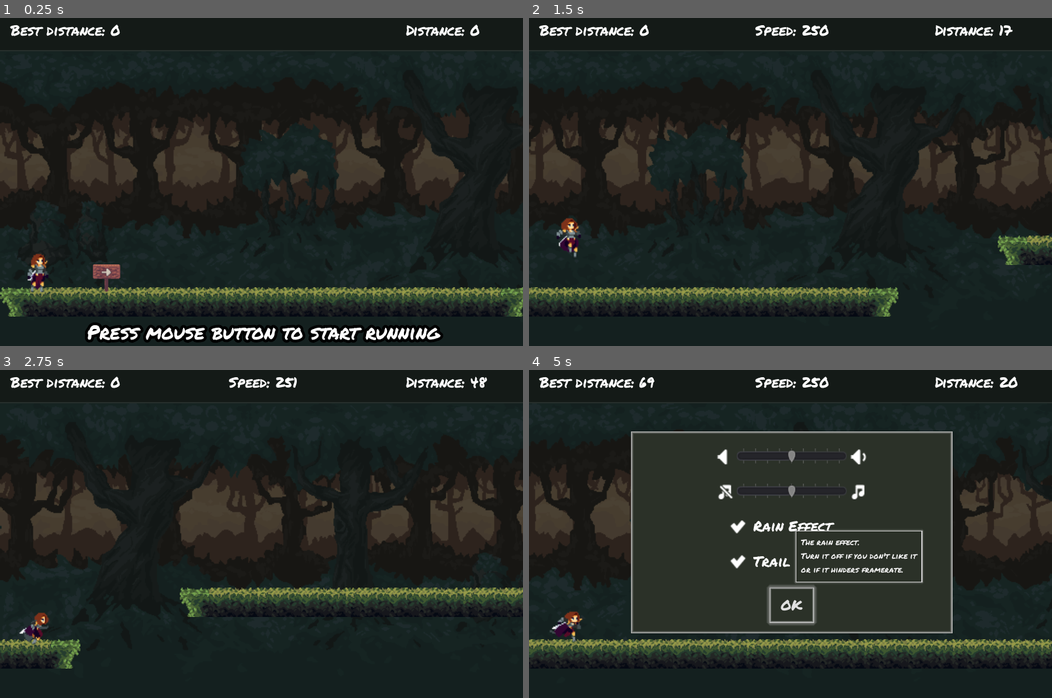
Above: before the commit, frames 1-4 (two rows, left to right).
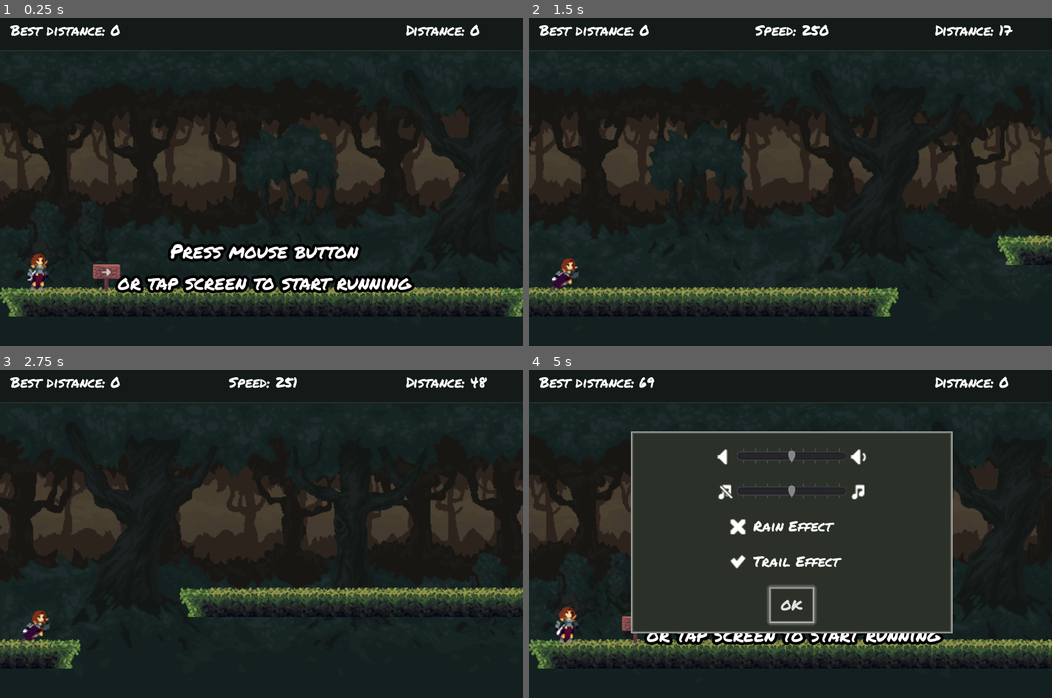
Above: after the commit, the same moments.

Repository: Yatchanek/EndlessRunner
Game: Godot game, scene res://Scenes/Main.tscn
Same seed, same stepped clock (60 frames per second), same inputs: the game is played once before the commit and once after it. This scene is started directly instead of the project's main scene. Sound files missing from this copy of the repository are replaced by a short silence.
Inputs (mouse positions are in pixels of both pictures, inside the frame that each line leads up to):
- Up to frame 1 (0.25 s): no input
- Up to frame 2 (1.5 s): tap Enter at 0.5 s; move the mouse to (905, 162) at 0.52 s; tap Right (Attack) at 0.6 s; click (905, 162) at 0.67 s; tap Up (Jump) at 0.77, 1.07 s; tap Down (Slide) at 0.8, 1.35 s; move the mouse to (764, 182) at 1.27 s; click (764, 182) at 1.42 s
- Up to frame 3 (2.75 s): tap Up (Jump) at 1.52, 1.55, 1.82, 2.1 s; move the mouse to (271, 527) at 2.02 s; click (271, 527) at 2.17 s; tap Right (Attack) at 2.3 s
- Up to frame 4 (5 s): move the mouse to (785, 537) at 2.77 s; tap Right (Attack) at 2.85 s; click (785, 537) at 2.92 s; tap Up (Jump) at 3.02, 3.32, 3.77, 3.8, 4.07 s; tap Down (Slide) at 3.05, 3.6 s; move the mouse to (827, 537) at 3.52 s; click (827, 537) at 3.67 s; tap P (pause) at 4.15 s; click "Rain Effect" at 4.25 s

The runs differ from the first frame. In frame 1, 7.1% of the frame differs, in the area x 16-85%, y 68-100%; in frame 2, 0.6%; in frame 3, 0.3%; in frame 4, 8.5%, in the area x 0-100%, y 1-92%.

Commit message:
Fixes & Touchscreen

Diff:
--- a/Scenes/GUI.tscn
+++ b/Scenes/GUI.tscn
@@ -133,6 +133,7 @@
 [node name="GUI" type="Control"]
 anchor_right = 1.0
 anchor_bottom = 1.0
+mouse_filter = 2
 theme = SubResource( 16 )
 script = ExtResource( 2 )
 __meta__ = {
@@ -201,10 +202,12 @@
 anchor_right = 0.5
 anchor_bottom = 1.0
 margin_left = -247.5
-margin_top = -44.0
+margin_top = -119.0
 margin_right = 247.5
+margin_bottom = -52.0
 custom_fonts/font = SubResource( 13 )
-text = "Press mouse button or tap screen to continue"
+text = "Press mouse button
+or tap screen to continue"
 align = 1
 __meta__ = {
 "_edit_use_anchors_": false
@@ -440,24 +443,5 @@
 "_edit_use_anchors_": false
 }
 
-[node name="DebugLabel" type="Label" parent="."]
-visible = false
-anchor_right = 1.0
-margin_top = 35.0
-margin_bottom = 59.0
-__meta__ = {
-"_edit_use_anchors_": false
-}
-
-[node name="DebugLabel2" type="Label" parent="."]
-visible = false
-anchor_top = 1.0
-anchor_right = 1.0
-anchor_bottom = 1.0
-margin_top = -24.0
-__meta__ = {
-"_edit_use_anchors_": false
-}
-
 [connection signal="value_changed" from="InfoPanel/VBoxContainer2/HBoxContainer/SoundVolume" to="." method="_on_SoundVolume_value_changed"]
 [connection signal="value_changed" from="InfoPanel/VBoxContainer2/HBoxContainer2/MusicVolume" to="." method="_on_MusicVolume_value_changed"]
--- a/Scenes/InstructionsScreen.tscn
+++ b/Scenes/InstructionsScreen.tscn
@@ -477,10 +477,10 @@
 custom_fonts/normal_font = SubResource( 1 )
 text = "Mighty warrior Forresta Wood woke up in a strange and unknown place. The only option is to run straight ahead. Help her avoid obstacles in pursuit of the exit... or not?
 
-Left MB or up arrow: jump
+up arrow or w: jump
  (release quickly for a half-jump)
-Z or down arrow - slide
-X or right arrow - Attack
+S, Z or down arrow - slide
+D, X or right arrow - Attack
 esc - back to title screen"
 
 [node name="MarginContainer2" type="MarginContainer" parent="MarginContainer/HBoxContainer"]
--- a/Scenes/Main.tscn
+++ b/Scenes/Main.tscn
@@ -9,6 +9,18 @@
 [ext_resource path="res://Scripts/Background.gd" type="Script" id=7]
 [ext_resource path="res://Assets/Backgrounds/DarkForestSky.png" type="Texture" id=8]
 [ext_resource path="res://Assets/Misc/rain.png" type="Texture" id=9]
+[ext_resource path="res://Assets/Misc/flatDark24.png" type="Texture" id=10]
+[ext_resource path="res://Assets/Misc/flatDark26.png" type="Texture" id=11]
+[ext_resource path="res://Assets/Misc/flatDark25.png" type="Texture" id=12]
+
+[sub_resource type="CircleShape2D" id=1]
+radius = 40.0
+
+[sub_resource type="CircleShape2D" id=2]
+radius = 40.0
+
+[sub_resource type="CircleShape2D" id=3]
+radius = 40.0
 
 [node name="GameManager" type="Node"]
 script = ExtResource( 6 )
@@ -85,10 +97,39 @@
 [node name="GUI" parent="." instance=ExtResource( 5 )]
 margin_left = 1.0
 margin_right = 1.0
-mouse_filter = 2
 
 [node name="RainTimer" type="Timer" parent="."]
 one_shot = true
+
+[node name="TouchScreenButton" type="TouchScreenButton" parent="."]
+position = Vector2( 200, 312 )
+scale = Vector2( 0.5, 0.5 )
+z_index = 100
+normal = ExtResource( 12 )
+shape = SubResource( 1 )
+shape_visible = false
+action = "Jump"
+visibility_mode = 1
+
+[node name="TouchScreenButton2" type="TouchScreenButton" parent="."]
+position = Vector2( 264, 312 )
+scale = Vector2( 0.5, 0.5 )
+z_index = 100
+normal = ExtResource( 11 )
+shape = SubResource( 2 )
+shape_visible = false
+action = "Slide"
+visibility_mode = 1
+
+[node name="TouchScreenButton3" type="TouchScreenButton" parent="."]
+position = Vector2( 328, 312 )
+scale = Vector2( 0.5, 0.5 )
+z_index = 100
+normal = ExtResource( 10 )
+shape = SubResource( 3 )
+shape_visible = false
+action = "Attack"
+visibility_mode = 1
 
 [connection signal="theme_changed" from="World/ParallaxBackground" to="." method="_on_ParallaxBackground_theme_changed"]
 [connection signal="died" from="World/Player" to="." method="_on_Player_died"]
--- a/Scripts/GameSounds.gd
+++ b/Scripts/GameSounds.gd
@@ -94,7 +94,7 @@
 func play_effect(sound):
 	if !mute_effects:
 		for channel in effects_manager.get_children():
-			if not channel.playing:
+			if !channel.playing:
 				channel.stream = sounds[sound]
 				channel.play()
 				break
--- a/Scripts/Player.gd
+++ b/Scripts/Player.gd
@@ -44,26 +44,11 @@
 	$AttackBox/CollisionShape2D.disabled = true
 	jump_power = sqrt(2 * gravity * jump_height)
 
-func _input(event):
-	if event is InputEventScreenTouch:
-		get_tree().set_input_as_handled()
-	elif event is InputEventMouseButton:
-		if event.pressed and event.button_index == BUTTON_LEFT:
-			if current_state == States.RUN or (current_state == States.SLIDE and can_jump) or (current_state == States.ATTACK and can_jump):
-				velocity.y = -jump_power
-				enter_state(States.JUMP)
-				get_tree().set_input_as_handled()
-		else:
-			if current_state == States.JUMP and !$HalfJumpTimer.is_stopped():
-				velocity.y = -jump_power * 0.5
-
 func _physics_process(delta):
 	if game_manager.game_state != game_manager.States.PAUSE:
 		velocity.y += gravity * delta
 		velocity = move_and_slide(velocity, Vector2.UP)
 		manage_states(delta)
-
-
 
 func _on_HitBox_body_entered(_body):
 	if current_state != States.DIE:
--- a/Scripts/World.gd
+++ b/Scripts/World.gd
@@ -66,6 +66,21 @@
 	$GUI.update_label(highscore_label, "Best distance: %s" % int(best_distance))
 	GameSounds.current_state = GameSounds.States.INGAME
 
+func _input(event):
+	if [States.IDLE, States.GAME_OVER, States.GAME_WON].has(game_state):
+		if event is InputEventScreenTouch or event is InputEventMouseButton:
+			if event.is_pressed():
+				if game_state == States.IDLE:
+					yield(get_tree().create_timer(0.1), "timeout")
+					enter_game_state(States.PLAYING)
+					player.enter_state(player.States.RUN)
+					GameSounds.enter_state(GameSounds.States.INGAME)
+				else:
+					yield(get_tree().create_timer(0.1), "timeout")
+					Globals.current_theme = 0
+					GameSounds.stop_all_effects()
+					get_tree().reload_current_scene()
+
 func config():
 	speed = initial_speed
 	MAX_GAP_X = ceil(initial_speed * (sqrt(2 * player.jump_height / player.gravity) + sqrt(2 * (player.jump_height - 1.25 * MAX_GAP_Y) / player.gravity)))
@@ -99,8 +114,8 @@
 			speed_label.hide()
 			player.position.x = 50 if run_direction > 0 else 518
 			player.position.y = platforms.get_child(0).position.y
-			continue_label.text = "Press mouse button to start running"
-			continue_label.set_anchors_and_margins_preset(Control.PRESET_CENTER_BOTTOM)
+			continue_label.text = "Press mouse button\nor tap screen to start running"
+			#continue_label.set_anchors_and_margins_preset(Control.PRESET_CENTER_BOTTOM)
 			continue_label.show()
 
 		States.PAUSE:
@@ -124,7 +139,7 @@
 	if game_state == States.PLAYING and !exit_visible:
 		background.update(speed, delta, run_direction)
 	if Input.is_action_just_pressed("ui_cancel"):
-		Input.set_mouse_mode(Input.MOUSE_MODE_VISIBLE)
+		#Input.set_mouse_mode(Input.MOUSE_MODE_VISIBLE)
 		player.prepare_to_quit = true
 		Globals.current_theme = 0
 		GameSounds.stop_music()
@@ -135,7 +150,7 @@
 		if game_state != States.PAUSE:
 			previous_state = game_state
 			enter_game_state(States.PAUSE)
-			Input.set_mouse_mode(Input.MOUSE_MODE_VISIBLE)
+			#Input.set_mouse_mode(Input.MOUSE_MODE_VISIBLE)
 			player.enter_state(player.States.PAUSE)
 			$GUI/InfoPanel.show()
 
@@ -177,24 +192,10 @@
 			else:
 				last_rain_time = OS.get_unix_time()
 
-	elif game_state == States.IDLE:
-		if Input.is_action_just_pressed("Jump"):
-			yield(get_tree().create_timer(0.1), "timeout")
-			enter_game_state(States.PLAYING)
-			player.enter_state(player.States.RUN)
-			GameSounds.enter_state(GameSounds.States.INGAME)
-			Input.set_mouse_mode(Input.MOUSE_MODE_CAPTURED)
-
-	elif game_state == States.GAME_OVER or game_state == States.GAME_WON:
-		if Input.is_action_just_pressed("Jump"):
-			yield(get_tree().create_timer(0.1), "timeout")
-			Globals.current_theme = 0
-			GameSounds.stop_all_effects()
-			get_tree().reload_current_scene()
 
 func show_ending_message():
-			continue_label.text = "Press mouse button to restart"
-			continue_label.set_anchors_and_margins_preset(Control.PRESET_CENTER_BOTTOM)
+			continue_label.text = "Press mouse button\nor tap screen to restart"
+			#continue_label.set_anchors_and_margins_preset(Control.PRESET_CENTER_BOTTOM)
 			continue_label.show()
 			gameover_label.show()
 			if game_won and first_unlock:
--- a/project.godot
+++ b/project.godot
@@ -47,25 +47,32 @@
 
 Jump={
 "deadzone": 0.5,
-"events": [ Object(InputEventKey,"resource_local_to_scene":false,"resource_name":"","device":0,"alt":false,"shift":false,"control":false,"meta":false,"command":false,"pressed":false,"scancode":16777232,"physical_scancode":0,"unicode":0,"echo":false,"script":null)
-, Object(InputEventMouseButton,"resource_local_to_scene":false,"resource_name":"","device":0,"alt":false,"shift":false,"control":false,"meta":false,"command":false,"button_mask":0,"position":Vector2( 0, 0 ),"global_position":Vector2( 0, 0 ),"factor":1.0,"button_index":1,"pressed":false,"doubleclick":false,"script":null)
+"events": [ Object(InputEventKey,"resource_local_to_scene":false,"resource_name":"","device":0,"alt":false,"shift":false,"control":false,"meta":false,"command":false,"pressed":false,"scancode":87,"physical_scancode":0,"unicode":0,"echo":false,"script":null)
+, Object(InputEventKey,"resource_local_to_scene":false,"resource_name":"","device":0,"alt":false,"shift":false,"control":false,"meta":false,"command":false,"pressed":false,"scancode":16777232,"physical_scancode":0,"unicode":0,"echo":false,"script":null)
  ]
 }
 Attack={
 "deadzone": 0.5,
-"events": [ Object(InputEventKey,"resource_local_to_scene":false,"resource_name":"","device":0,"alt":false,"shift":false,"control":false,"meta":false,"command":false,"pressed":false,"scancode":88,"physical_scancode":0,"unicode":0,"echo":false,"script":null)
+"events": [ Object(InputEventKey,"resource_local_to_scene":false,"resource_name":"","device":0,"alt":false,"shift":false,"control":false,"meta":false,"command":false,"pressed":false,"scancode":68,"physical_scancode":0,"unicode":0,"echo":false,"script":null)
 , Object(InputEventKey,"resource_local_to_scene":false,"resource_name":"","device":0,"alt":false,"shift":false,"control":false,"meta":false,"command":false,"pressed":false,"scancode":16777233,"physical_scancode":0,"unicode":0,"echo":false,"script":null)
+, Object(InputEventKey,"resource_local_to_scene":false,"resource_name":"","device":0,"alt":false,"shift":false,"control":false,"meta":false,"command":false,"pressed":false,"scancode":88,"physical_scancode":0,"unicode":0,"echo":false,"script":null)
  ]
 }
 Slide={
 "deadzone": 0.5,
-"events": [ Object(InputEventKey,"resource_local_to_scene":false,"resource_name":"","device":0,"alt":false,"shift":false,"control":false,"meta":false,"command":false,"pressed":false,"scancode":90,"physical_scancode":0,"unicode":0,"echo":false,"script":null)
+"events": [ Object(InputEventKey,"resource_local_to_scene":false,"resource_name":"","device":0,"alt":false,"shift":false,"control":false,"meta":false,"command":false,"pressed":false,"scancode":83,"physical_scancode":0,"unicode":0,"echo":false,"script":null)
 , Object(InputEventKey,"resource_local_to_scene":false,"resource_name":"","device":0,"alt":false,"shift":false,"control":false,"meta":false,"command":false,"pressed":false,"scancode":16777234,"physical_scancode":0,"unicode":0,"echo":false,"script":null)
+, Object(InputEventKey,"resource_local_to_scene":false,"resource_name":"","device":0,"alt":false,"shift":false,"control":false,"meta":false,"command":false,"pressed":false,"scancode":90,"physical_scancode":0,"unicode":0,"echo":false,"script":null)
  ]
 }
 pause={
 "deadzone": 0.5,
 "events": [ Object(InputEventKey,"resource_local_to_scene":false,"resource_name":"","device":0,"alt":false,"shift":false,"control":false,"meta":false,"command":false,"pressed":false,"scancode":80,"physical_scancode":0,"unicode":0,"echo":false,"script":null)
+ ]
+}
+Start={
+"deadzone": 0.5,
+"events": [ Object(InputEventMouseButton,"resource_local_to_scene":false,"resource_name":"","device":0,"alt":false,"shift":false,"control":false,"meta":false,"command":false,"button_mask":0,"position":Vector2( 0, 0 ),"global_position":Vector2( 0, 0 ),"factor":1.0,"button_index":1,"pressed":false,"doubleclick":false,"script":null)
  ]
 }
 
Binary file added: Assets/Misc/arrowDown.png
Binary file added: Assets/Misc/arrowUp.png
Binary file added: Assets/Misc/flatDark24.png
Binary file added: Assets/Misc/flatDark25.png
Binary file added: Assets/Misc/flatDark26.png
Binary file added: Assets/Misc/sword.png
Not shown: 1 places in Scenes/Main.tscn that only renumber resources
Binary file added: Scenes/flatDark25.png
Binary file added: Scenes/flatDark26.png
Binary file removed: index.apple-touch-icon.png
Not shown, removed: index.apple-touch-icon.png.import
Binary file removed: index.icon.png
(and 9 more such lines)
